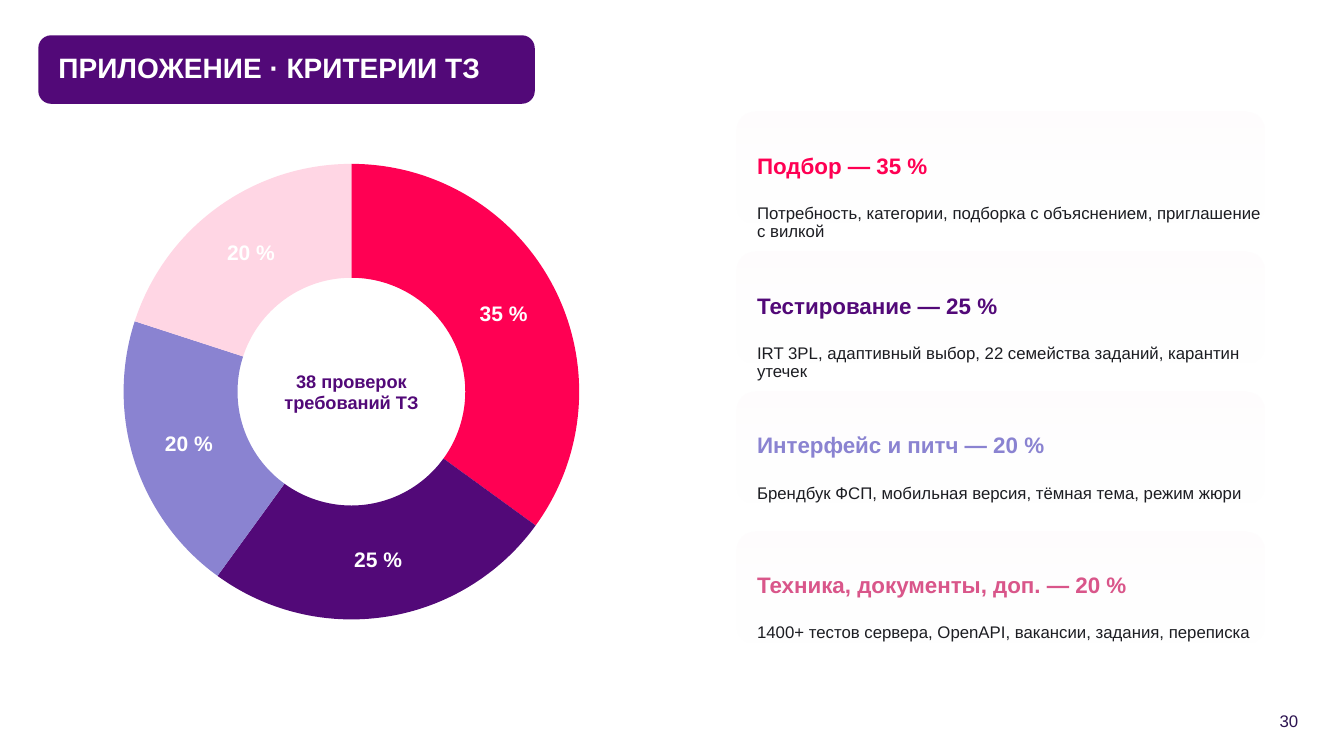
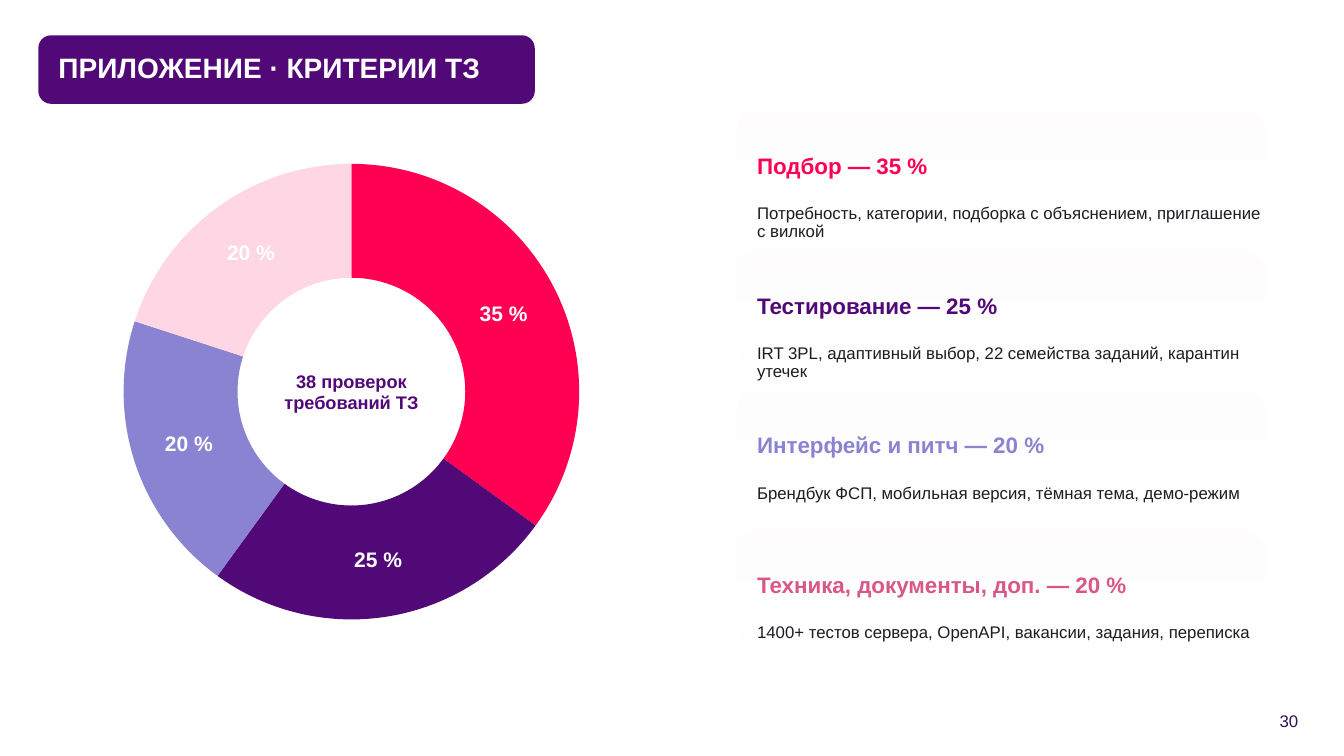
Before and after one commit to KonkovDV/fsp-talent, a slide deck: slide 30 of submission/03-presentation/FSP_Talent_presentation.pptx. Drawn at 1344x756 pixels with LibreOffice and Linux fonts; fonts in the diff are those of the drawing; background and template pictures are left out. Boxes give left, top, right and bottom in pixels: in the first picture for what was removed or moved away, otherwise in the second. Text is boxed around its words. In the diff, an @@ line names an element or a change of style, - is before the commit and + after.

Commit message:
docs: обновить презентации, PDF и скриншоты
Из фонов презентаций убраны логотипы сторонних организаций, QR-коды ведут на
репозиторий и инструкцию установки, PDF перевыгружены из PPTX. Скриншоты главной и
«Режима жюри» сняты с текущего интерфейса, PDF документации пересобран.

```diff
--- a/submission/03-presentation/FSP_Talent_presentation.pptx
+++ b/submission/03-presentation/FSP_Talent_presentation.pptx
@@ text at [757,486,1240,503]: text changed @@
-Брендбук ФСП, мобильная версия, тёмная тема, режим жюри
+Брендбук ФСП, мобильная версия, тёмная тема, демо-режим
```
Also in this commit, not shown: 4 other slides changed, 9 other files.
